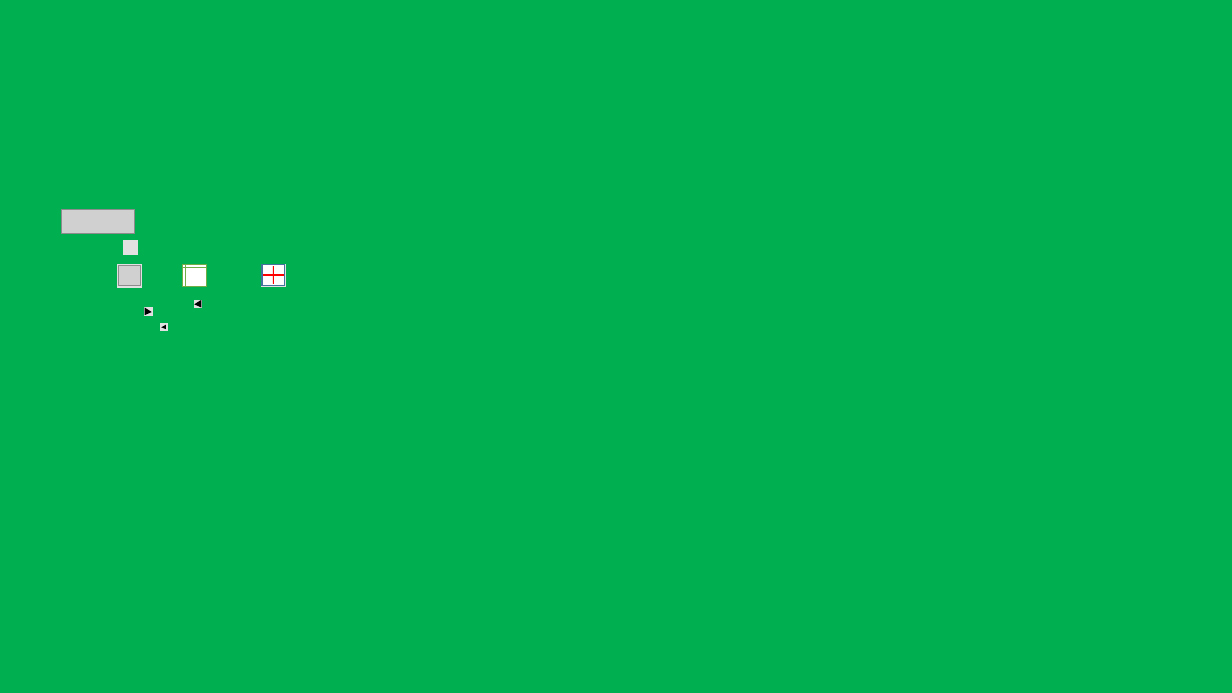
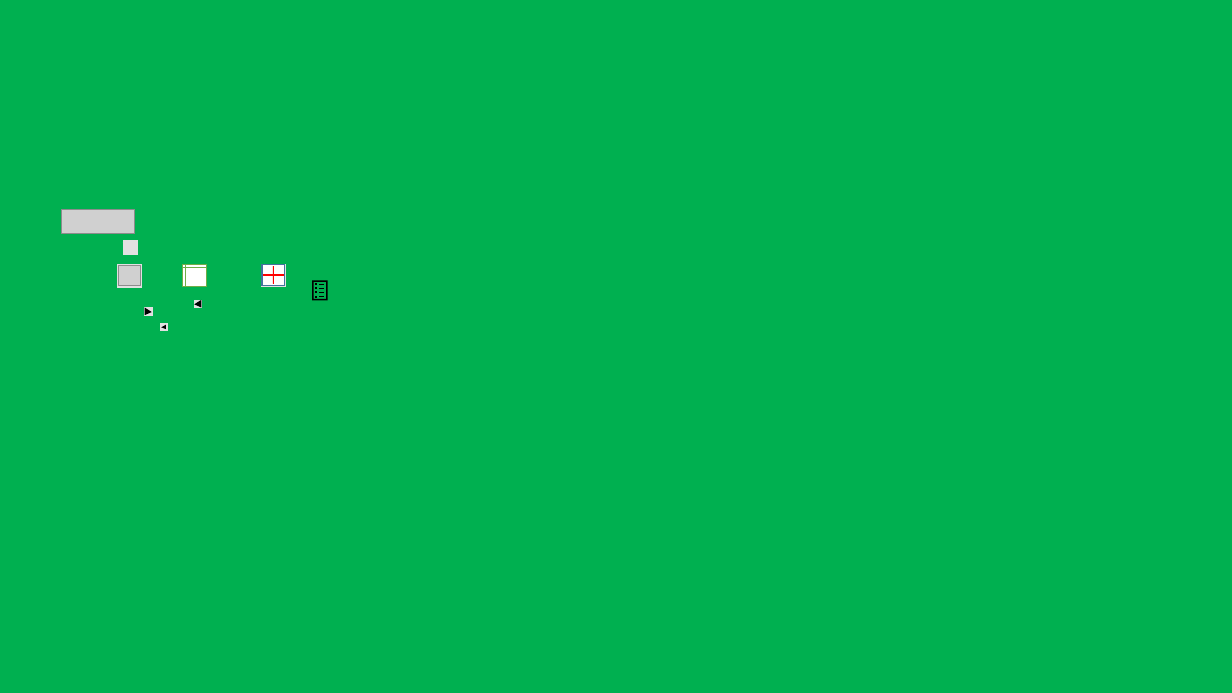
Before and after one commit to mp360/manitab, a slide deck: slide 1 of icons.pptx. Drawn at 1232x693 pixels with LibreOffice and Linux fonts; fonts in the diff are those of the drawing; grey boxes stand for pictures. Boxes give left, top, right and bottom in pixels: in the first picture for what was removed or moved away, otherwise in the second. Text is boxed around its words. In the diff, an @@ line names an element or a change of style, - is before the commit and + after.

```diff
--- a/icons.pptx
+++ b/icons.pptx
@@ freeform shape added at <box>312,281,328,301</box>, fill #000000 @@
@@ freeform shape added at <box>315,284,317,286</box>, fill #000000 @@
@@ freeform shape added at <box>315,287,317,289</box>, fill #000000 @@
@@ freeform shape added at <box>315,291,317,293</box>, fill #000000 @@
@@ freeform shape added at <box>315,296,317,298</box>, fill #000000 @@
@@ freeform shape added at <box>320,284,324,285</box>, fill #000000 @@
@@ freeform shape added at <box>320,288,324,289</box>, fill #000000 @@
@@ freeform shape added at <box>320,292,324,293</box>, fill #000000 @@
@@ freeform shape added at <box>320,296,324,297</box>, fill #000000 @@
```
Also in this commit, not shown: 32 other files.
